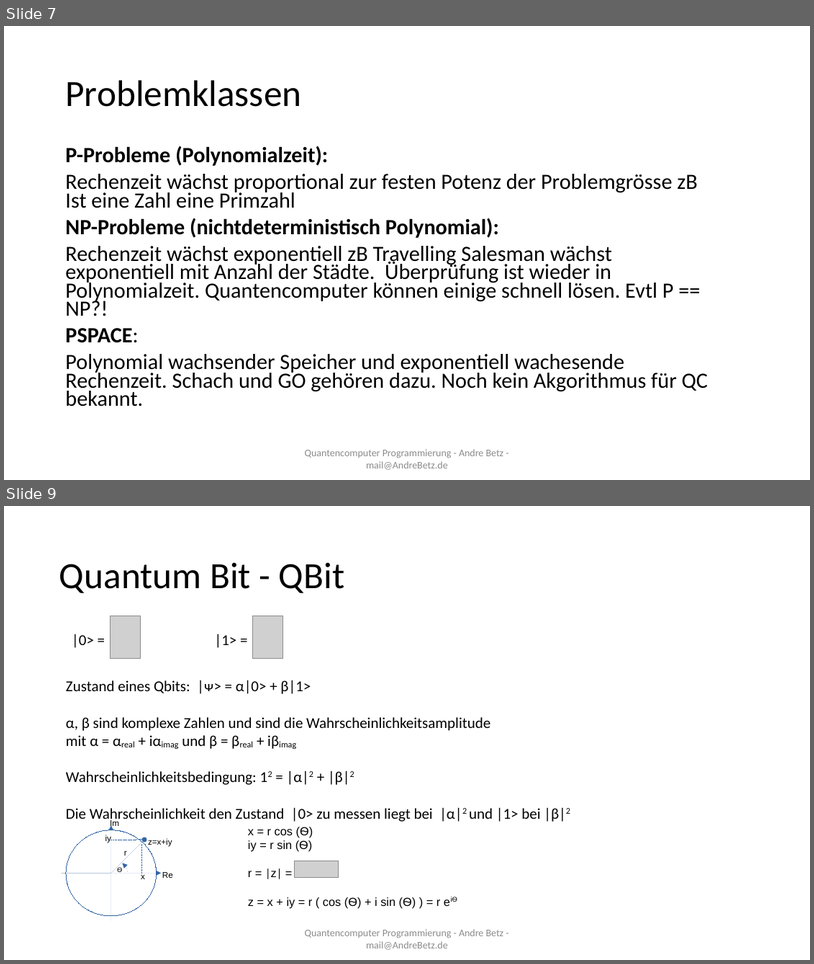
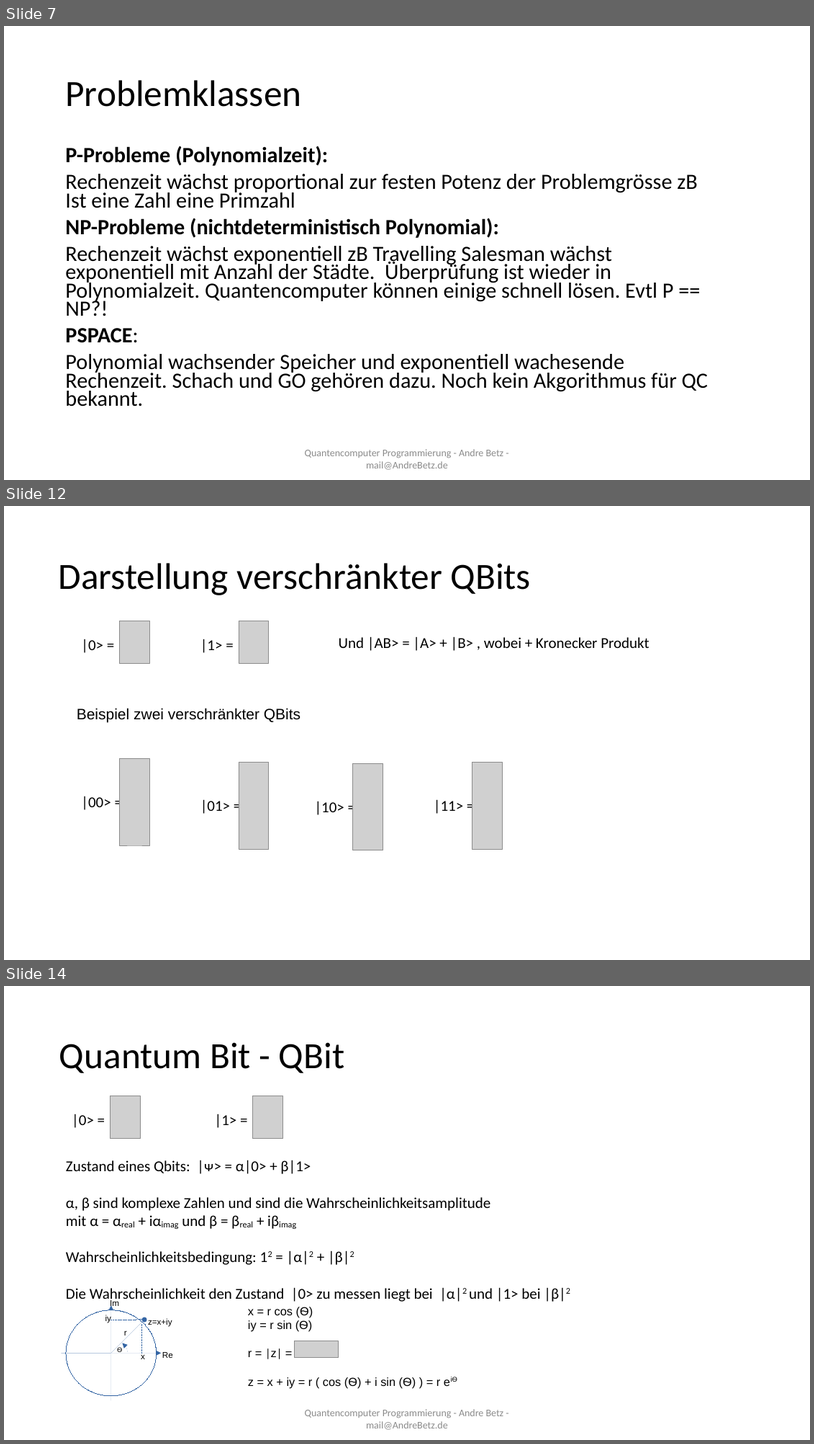
Before and after one commit to sky4walk/documents, a slide deck: QuantencomputerProgramming.odp. Shown one above the other, each under a label of ours: slides 7 and 9 before the commit, slides 7, 12 and 14 after it; the slides between them are not shown. The pictures are 814x964 and 814x1444 pixels, drawn with LibreOffice and Linux fonts; fonts in the diff are those of the drawing; grey boxes stand for pictures. Boxes give left, top, right and bottom in pixels: in the first picture for what was removed or moved away, otherwise in the second. Text is boxed around its words. In the diff, an @@ line names an element or a change of style, - is before the commit and + after.

```diff
--- a/QuantencomputerProgramming.odp
+++ b/QuantencomputerProgramming.odp
@@ slide 12 added at (4,506,810,960), background #FFFFFF @@
@@ title added at (59,563,531,595), 44 pt, text #000000 @@
+Darstellung verschränkter QBits
@@ group added at (81,620,649,663): 3 texts, 2 pictures @@
+|0> =
+|1> =
+Und |AB> = |A> + |B> , wobei + Kronecker Produkt
@@ text added at (77,708,301,722), 18 pt, text #000000 @@
+Beispiel zwei verschränkter QBits
@@ group added at (81,758,502,849): 4 texts, 4 pictures @@
+|00> =
+|01> =
+|10> =
+|11> =
@@ what was slide 9 is now slide 14 @@
```
Also in this commit, not shown: 2 slides changed, 4 other slides added, 1 slide removed, 1 other file.
